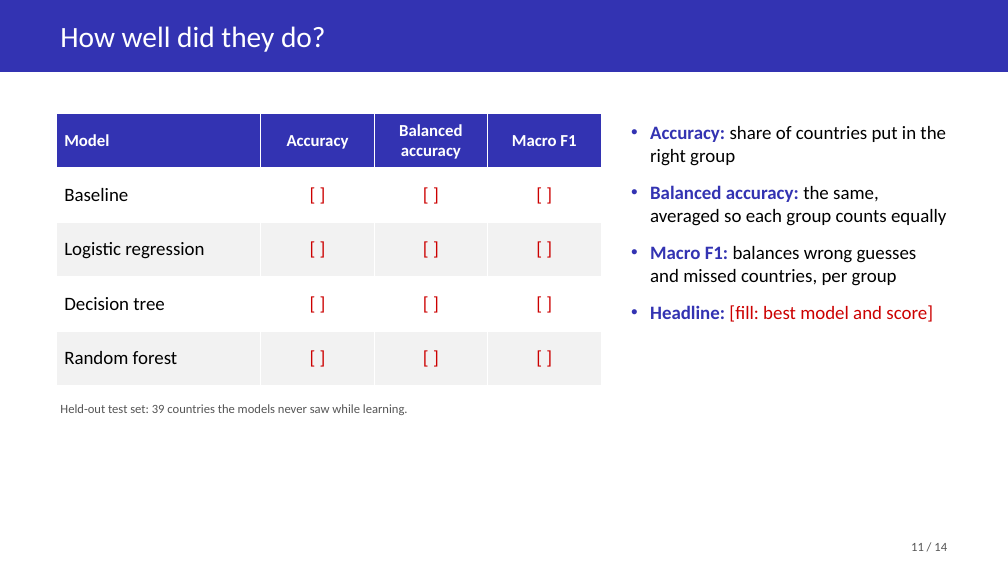
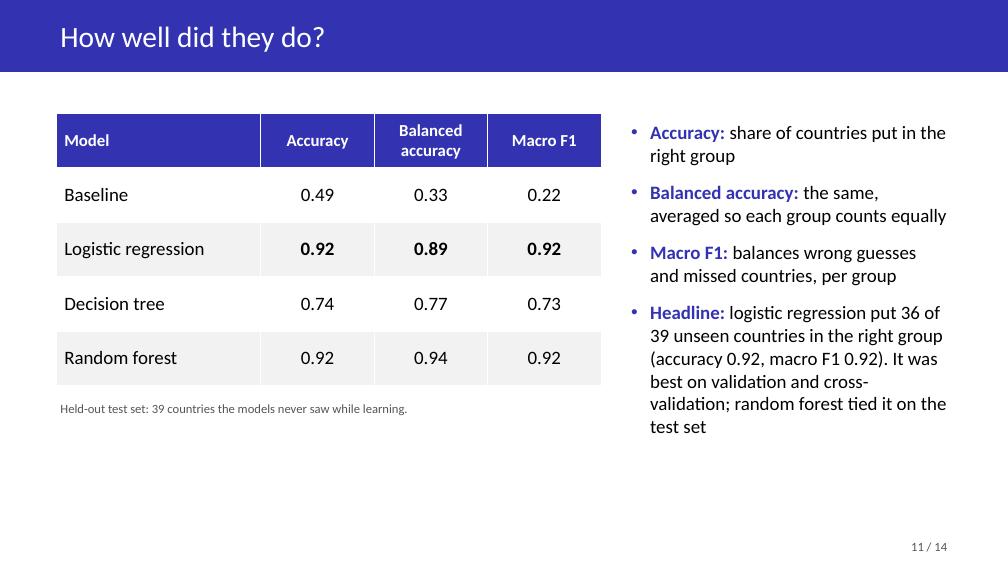
Before and after one commit to Soemon007/DS203_GroupProject, a slide deck: slide 11 of deliverables/DS203_Slides.pptx. Drawn at 1008x567 pixels with LibreOffice and Linux fonts; fonts in the diff are those of the drawing. Boxes give left, top, right and bottom in pixels: in the first picture for what was removed or moved away, otherwise in the second. Text is boxed around its words. In the diff, an @@ line names an element or a change of style, - is before the commit and + after.

Commit message:
Update to Slides

```diff
--- a/deliverables/DS203_Slides.pptx
+++ b/deliverables/DS203_Slides.pptx
@@ table at [57, 113, 601, 386] @@
-row 2: Baseline | [ ] | [ ] | [ ]
+row 2: Baseline | 0.49 | 0.33 | 0.22
-row 3: Logistic regression | [ ] | [ ] | [ ]
+row 3: Logistic regression | 0.92 | 0.89 | 0.92
-row 4: Decision tree | [ ] | [ ] | [ ]
+row 4: Decision tree | 0.74 | 0.77 | 0.73
-row 5: Random forest | [ ] | [ ] | [ ]
+row 5: Random forest | 0.92 | 0.94 | 0.92
@@ text at [650, 305, 947, 433]: text changed; text colour #CC0000 to #000000 @@
-• Headline: [fill: best model and score]
+• Headline: logistic regression put 36 of 39 unseen countries in the right group (accuracy 0.92, macro F1 0.92). It was best on validation and cross-validation; random forest tied it on the test set
```
Also in this commit, not shown: 5 other slides changed.
